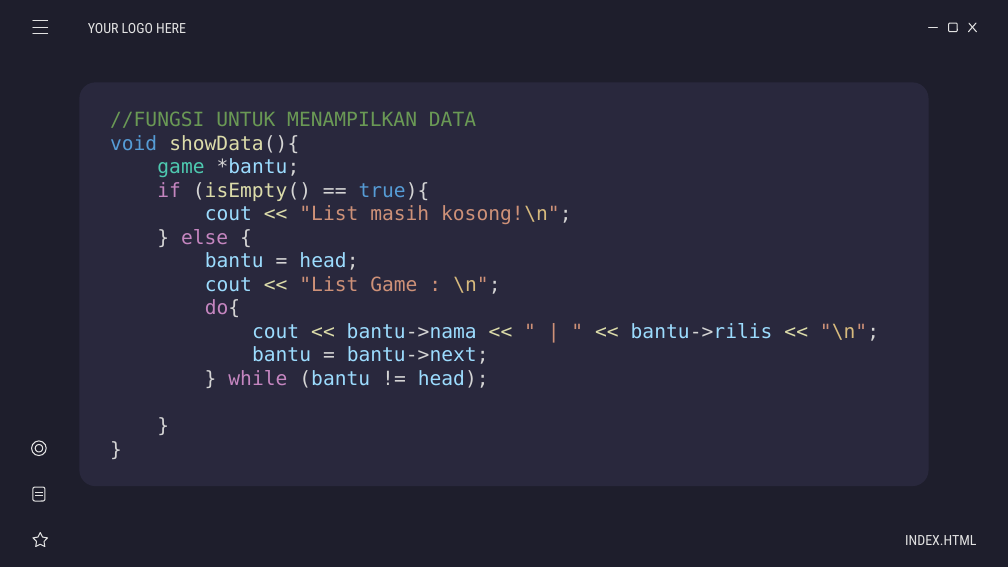
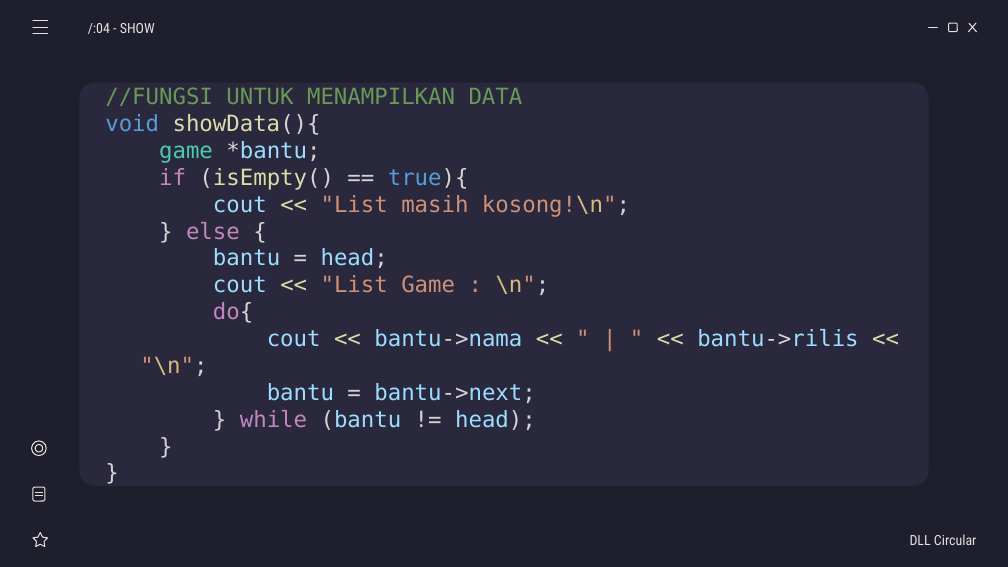
Before and after one commit to weztcy/Semester-3, a slide deck: slide 15 of Struktur Data/List Game - Kelompok 5.pptx. Drawn at 1008x567 pixels with LibreOffice and Linux fonts; fonts in the diff are those of the drawing. Boxes give left, top, right and bottom in pixels: in the first picture for what was removed or moved away, otherwise in the second. Text is boxed around its words. In the diff, an @@ line names an element or a change of style, - is before the commit and + after.

```diff
--- a/Struktur Data/List Game - Kelompok 5.pptx
+++ b/Struktur Data/List Game - Kelompok 5.pptx
@@ subtitle at (88, 23, 155, 34): text changed @@
-YOUR LOGO HERE
+/:04 - SHOW
@@ subtitle "//FUNGSI UNTUK MENAMPILKAN DATA": place and size @@
-subtitle "//FUNGSI UNTUK MENAMPILKAN DATA" at (110, 111, 879, 388)
+subtitle "//FUNGSI UNTUK MENAMPILKAN DATA" at (105, 87, 858, 430)
@@ subtitle "//FUNGSI UNTUK MENAMPILKAN DATA" at (105, 87, 858, 430): size 14 to 16 pt @@
@@ subtitle at (910, 534, 977, 545): text changed @@
-INDEX.HTML
+DLL Circular
```
Also in this commit, not shown: 15 other slides changed, 3 other files.
